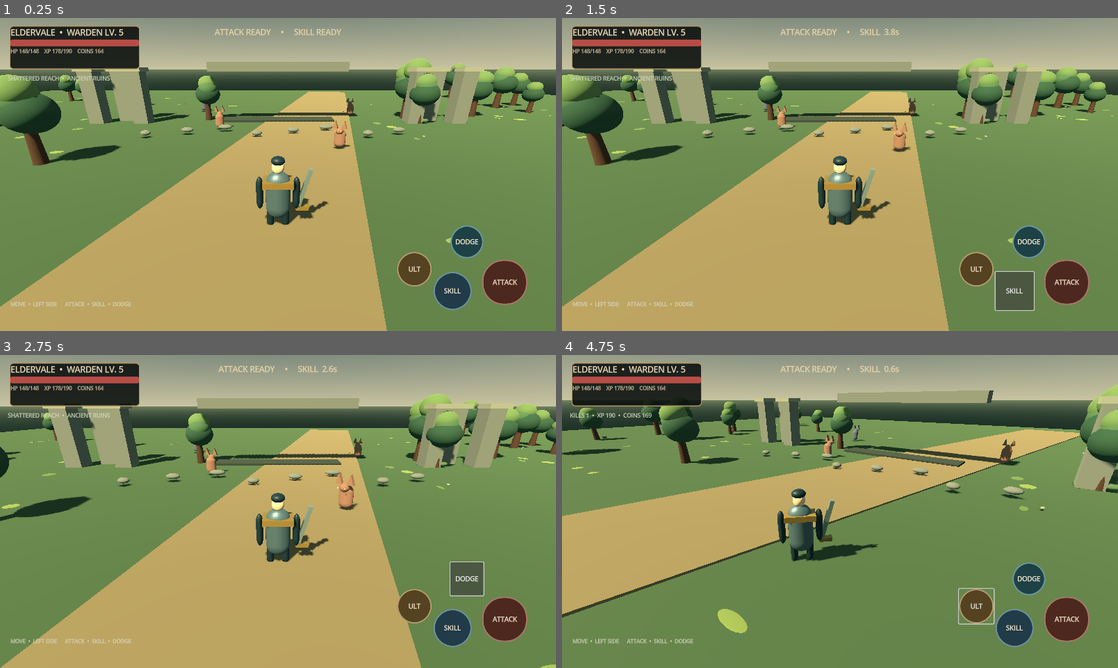
Above: before the commit, frames 1-4 (two rows, left to right).
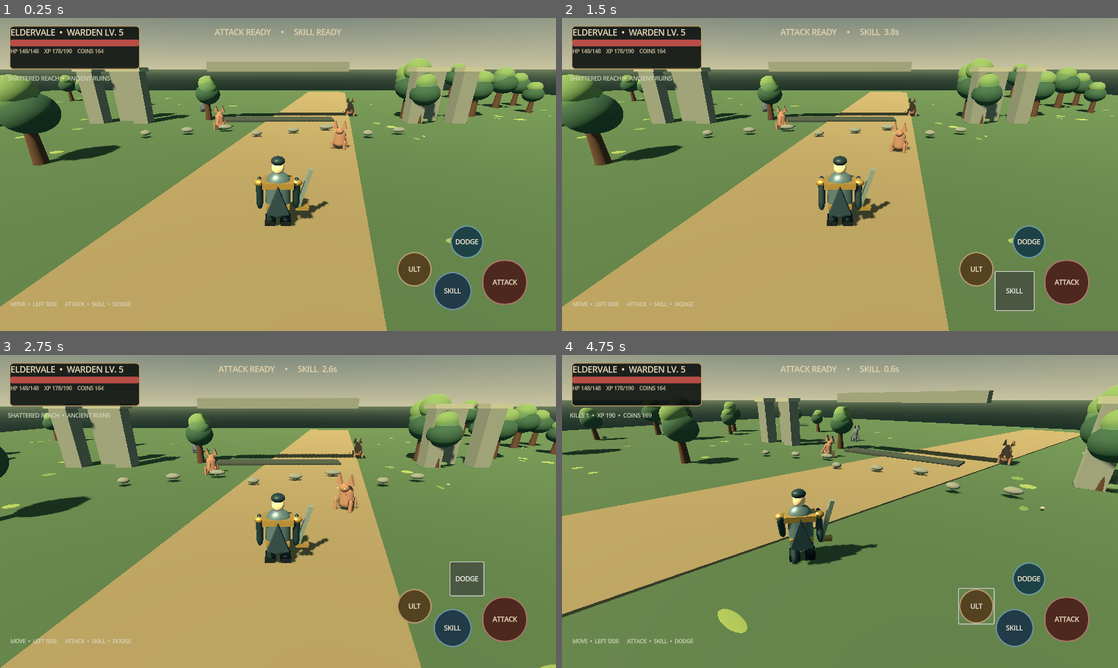
Above: after the commit, the same moments.

Repository: filesgloom-png/ELDERVALE
Game: Godot game, scene res://scenes/main_3d.tscn
The game is run twice, just before and just after one commit, with the same random seed, the same clock (stepped at 60 frames per second) and the same inputs.
Inputs (mouse positions are in pixels of both pictures, inside the frame that each line leads up to):
- Up to frame 1 (0.25 s): no input
- Up to frame 2 (1.5 s): click "ATTACK" at 0.5 s; click "SKILL" at 1.25 s
- Up to frame 3 (2.75 s): click "DODGE" at 2 s
- Up to frame 4 (4.75 s): click "ULT" at 2.75 s; tap Enter (ui_accept) at 3.5, 3.77 s; move the mouse to (962, 495) at 3.52 s; hold Right (ui_right) 3.53-4.25 s; tap Q at 3.6 s; click (962, 495) at 3.67 s; drag from (728, 527) to (812, 574) at 4.27 s

The runs differ from the first frame. In frame 1, 0.5% of the frame differs, in the area x 35-64%, y 27-67%; in frame 2, 0.5%; in frame 3, 0.5%; in frame 4, 0.6%, in the area x 38-82%, y 24-68%.

Commit message:
visual: add layered warden armor and basic movement animation

Diff:
--- a/scripts/main_3d.gd
+++ b/scripts/main_3d.gd
@@ -24,6 +24,9 @@
 var target_label: Label
 var world_time := 0.0
 var attack_flash := 0.0
+var animated_arms: Array[Node3D] = []
+var animated_legs: Array[Node3D] = []
+var animation_time := 0.0
 
 func _ready() -> void:
 	_build_environment()
@@ -177,11 +180,21 @@
 	var helmet := _mesh_node(player, SphereMesh.new(), dark_armor, Vector3(0, 2.25, 0), "Helmet")
 	helmet.scale = Vector3(0.43, 0.28, 0.4)
 	_box(player, Vector3(0.95, 0.18, 0.72), gold, Vector3(0, 1.55, -0.02), "ChestTrim")
+	_box(player, Vector3(0.78, 0.42, 0.12), dark_armor, Vector3(0, 1.22, -0.37), "LayeredBreastplate")
+	_box(player, Vector3(0.72, 0.12, 0.68), gold, Vector3(0, 0.83, 0), "WarriorBelt")
+	var cape := _mesh_node(player, PrismMesh.new(), _mat(Color("#263b43"), 0.82, 0.1), Vector3(0, 1.12, 0.42), "WardenCape")
+	cape.scale = Vector3(0.7, 0.92, 0.18)
 	for side in [-1.0, 1.0]:
+		var shoulder := _mesh_node(player, SphereMesh.new(), gold, Vector3(side * 0.58, 1.55, 0), "ShoulderGuard")
+		shoulder.scale = Vector3(0.34, 0.25, 0.32)
 		var arm := _mesh_node(player, CapsuleMesh.new(), dark_armor, Vector3(side * 0.58, 1.18, 0), "Arm")
 		arm.scale = Vector3(0.22, 0.55, 0.24)
+		animated_arms.append(arm)
 		var leg := _mesh_node(player, CapsuleMesh.new(), dark_armor, Vector3(side * 0.25, 0.43, 0), "Leg")
 		leg.scale = Vector3(0.24, 0.52, 0.27)
+		animated_legs.append(leg)
+		var boot := _mesh_node(player, BoxMesh.new(), _mat(Color("#171f25"), 0.7, 0.25), Vector3(side * 0.25, 0.13, -0.08), "ArmoredBoot")
+		boot.scale = Vector3(0.34, 0.23, 0.52)
 	var sword := _box(player, Vector3(0.13, 1.45, 0.18), _mat(Color("#d8e0d5"), 0.24, 0.85), Vector3(0.82, 1.25, -0.1), "Longsword")
 	sword.rotation.z = -0.28
 	_box(player, Vector3(0.42, 0.12, 0.22), gold, Vector3(0.79, 0.62, -0.1), "SwordGuard")
@@ -210,6 +223,13 @@
 		for side in [-1.0, 1.0]:
 			var ear := _mesh_node(enemy, PrismMesh.new(), hide_mat, Vector3(side * 0.28, 1.65, -0.3), "Ear")
 			ear.scale = Vector3(0.32, 0.5, 0.25)
+		for side in [-1.0, 1.0]:
+			for fore_aft in [-1.0, 1.0]:
+				var paw := _mesh_node(enemy, CapsuleMesh.new(), hide_mat, Vector3(side * 0.38, 0.28, fore_aft * 0.32), "WolfPaw")
+				paw.scale = Vector3(0.18, 0.42, 0.18)
+		var tail := _mesh_node(enemy, CapsuleMesh.new(), hide_mat, Vector3(0, 0.88, 0.5), "WolfTail")
+		tail.rotation.x = -0.8
+		tail.scale = Vector3(0.13, 0.42, 0.13)
 		var eye_mat := _mat(Color("#ffbd76"), 0.3, 0.0)
 		for side in [-1.0, 1.0]:
 			var eye := _mesh_node(enemy, SphereMesh.new(), eye_mat, Vector3(side * 0.17, 1.31, -0.73), "Eye")
@@ -338,6 +358,7 @@
 
 func _process(delta: float) -> void:
 	world_time += delta
+	animation_time += delta
 	attack_cooldown = maxf(0.0, attack_cooldown - delta)
 	skill_cooldown = maxf(0.0, skill_cooldown - delta)
 	attack_flash = maxf(0.0, attack_flash - delta)
@@ -347,6 +368,12 @@
 	if Input.is_key_pressed(KEY_A) or Input.is_key_pressed(KEY_LEFT): input_dir.x -= 1.0
 	if Input.is_key_pressed(KEY_D) or Input.is_key_pressed(KEY_RIGHT): input_dir.x += 1.0
 	if input_dir.length_squared() > 1.0: input_dir = input_dir.normalized()
+	var walking := input_dir.length_squared() > 0.01
+	var gait := sin(animation_time * 9.0) * (0.62 if walking else 0.035)
+	for i in range(animated_arms.size()):
+		animated_arms[i].rotation.x = -gait * (1.0 if i == 0 else -1.0) - attack_flash * 2.2
+	for i in range(animated_legs.size()):
+		animated_legs[i].rotation.x = gait * (1.0 if i == 0 else -1.0)
 	if input_dir.length_squared() > 0.01:
 		var direction := Vector3(input_dir.x, 0, input_dir.y)
 		player.position += direction * MOVE_SPEED * delta
